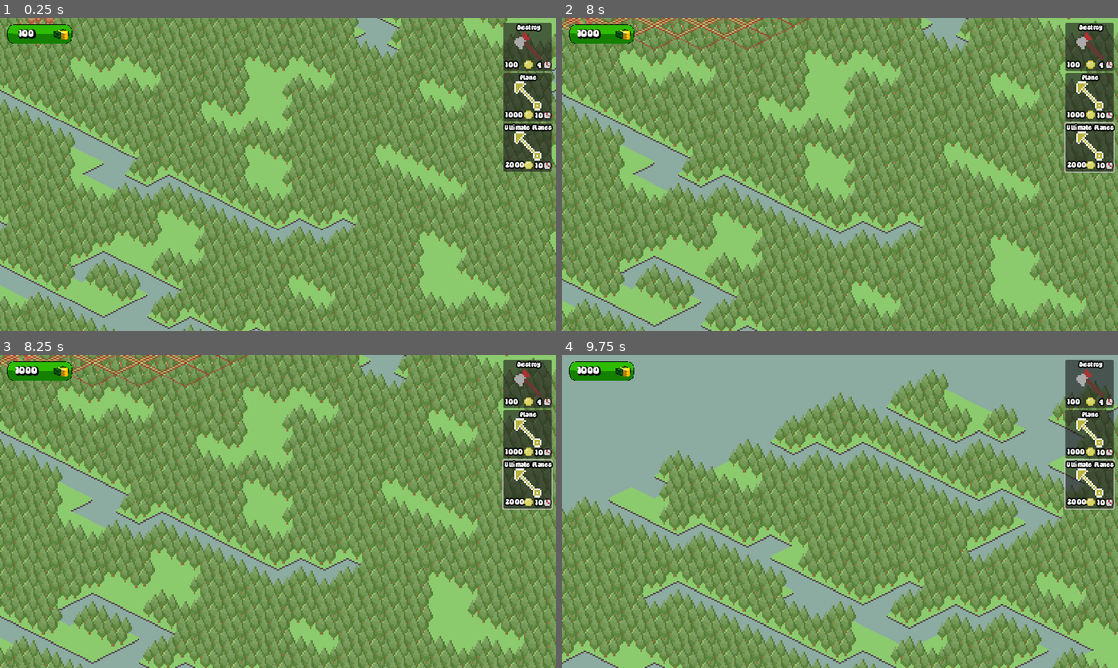
Above: before the commit, frames 1-4 (two rows, left to right).
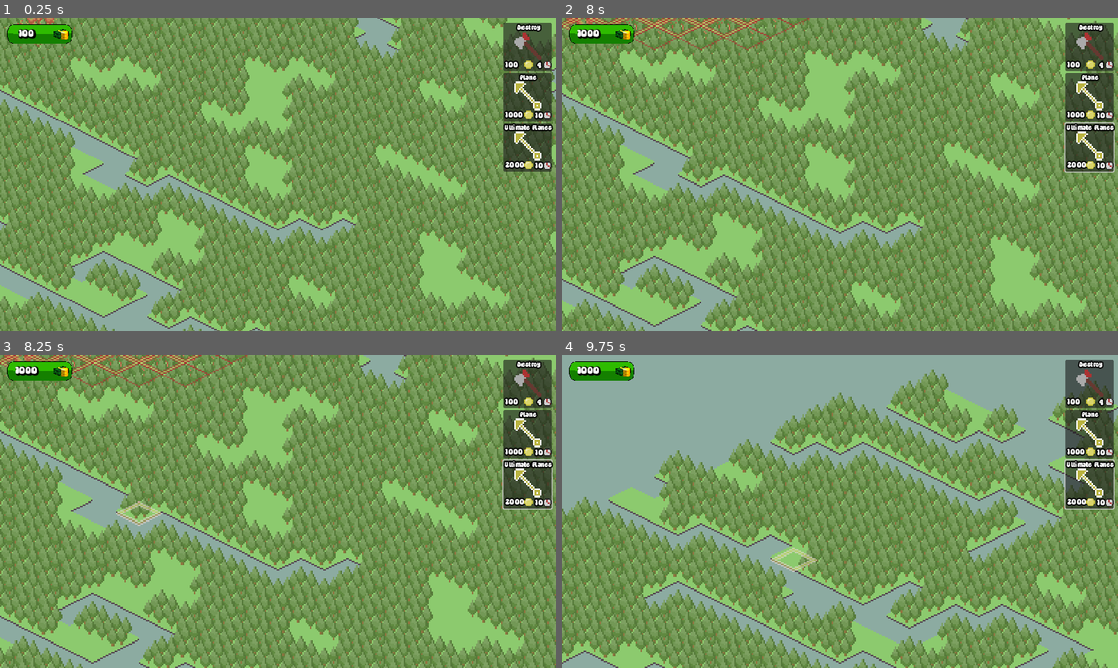
Above: after the commit, the same moments.

Repository: ManechLepage/BHX8.0
Game: Godot game, scene res://Scenes/testing1.tscn
Same seed, same stepped clock (60 frames per second), same inputs: the game is played once before the commit and once after it.
Inputs (mouse positions are in pixels of both pictures, inside the frame that each line leads up to):
- Up to frame 1 (0.25 s): no input
- Up to frame 2 (8 s): click "Destroy" at 0.5 s; click "Plane" at 1.25 s; click "Ultimate Planes" at 2 s; click "Destroy" at 2.75 s; click "Plane" at 3.5 s; click "Ultimate Planes" at 4.25 s; click "Destroy" at 5 s; click "Plane" at 5.75 s; click "Ultimate Planes" at 6.5 s; tap Enter at 7.25 s; move the mouse to (962, 158) at 7.27 s; click (962, 158) at 7.35 s
- Up to frame 3 (8.25 s): move the mouse to (166, 527) at 8.02 s; tap Keypad 1 (Test1) at 8.1 s; click (166, 527) at 8.17 s
- Up to frame 4 (9.75 s): tap R (Reset) at 8.75, 9.5 s; move the mouse to (895, 442) at 8.77 s; click (895, 442) at 8.85 s; move the mouse to (812, 574) at 9.52 s; tap Keypad 1 (Test1) at 9.6 s; click (812, 574) at 9.67 s

Frames 1-2 are identical in both runs. In frame 3, 0.2% of the frame differs, in the area x 20-30%, y 46-55%; in frame 4, 0.2%, in the area x 37-46%, y 61-70%.

Commit message:
Bust Sesh

Diff:
--- a/bhx/Scenes/gamemanager.tscn
+++ b/bhx/Scenes/gamemanager.tscn
@@ -1,7 +1,6 @@
 [gd_scene load_steps=3 format=3 uid="uid://by6d4ucxschwc"]
 
 [ext_resource type="Script" path="res://Scripts/gamemanager.gd" id="1_hs4co"]
-[ext_resource type="Resource" uid="uid://cp1ta8sndkuj2" path="res://Resources/DefaultGenerationParams.tres" id="2_a05p2"]
 [ext_resource type="Script" path="res://Scripts/tilemap_loader.gd" id="2_adqhu"]
 
 [node name="Gamemanager" type="Node"]
--- a/bhx/Scenes/testing1.tscn
+++ b/bhx/Scenes/testing1.tscn
@@ -49,6 +49,7 @@
 0:0/0 = 0
 0:0/0/texture_origin = Vector2i(0, 3)
 0:1/0 = 0
+0:1/0/texture_origin = Vector2i(0, 3)
 1:0/0 = 0
 1:0/0/texture_origin = Vector2i(0, 3)
 2:0/0 = 0
--- a/bhx/Scripts/input_manager.gd
+++ b/bhx/Scripts/input_manager.gd
@@ -18,11 +18,19 @@
 	selecting_type = SelectingType.NONE
 
 func _input(event: InputEvent) -> void:
+	update_hover()
 	if Input.is_action_just_pressed("Test1"):
 		selecting_type = SelectingType.DESTROY1
 	elif Input.is_action_just_pressed("Click") and selecting_type == SelectingType.DESTROY1:
 		destroy()
 		selecting_type = SelectingType.NONE
+
+func update_hover() -> void:
+	for tile in tilemap.indicators.get_used_cells():
+			if tilemap.indicators.get_cell_atlas_coords(tile) == Vector2i(0, 1):
+				tilemap.indicators.erase_cell(tile)
+	if selecting_type != SelectingType.NONE:
+		tilemap.indicators.set_cell(tilemap.indicators.local_to_map(get_global_mouse_position()), 1, Vector2i(0, 1))
 
 func duplicate_jicleur() -> Vector2:
 	var new_jicleur = jicleur_de_terre.duplicate()
Not shown: 1 places in bhx/Scenes/testing1.tscn that only renumber resources
